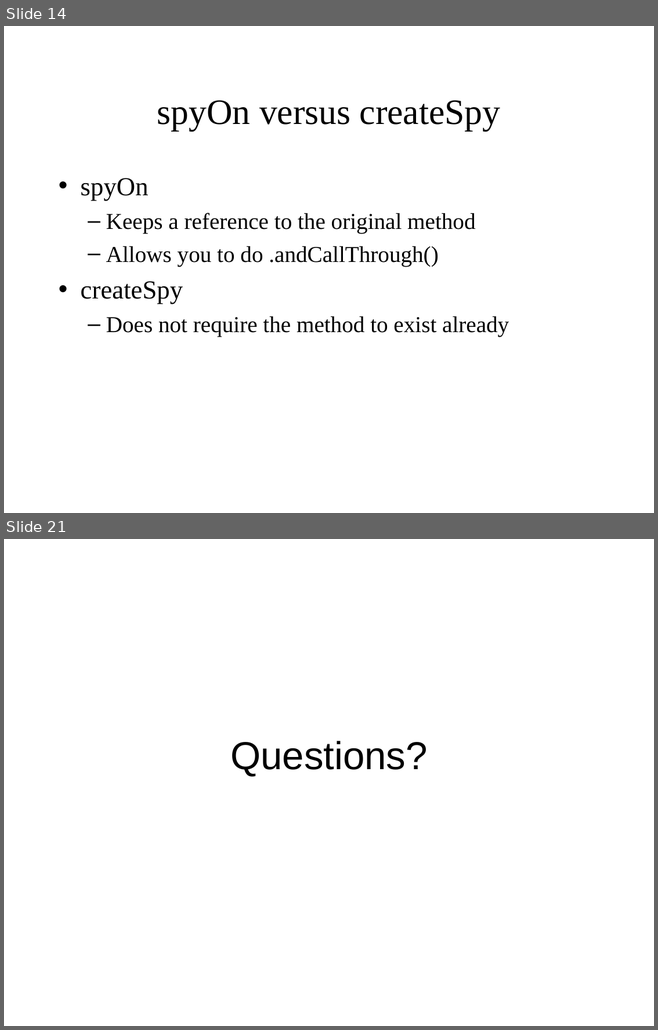
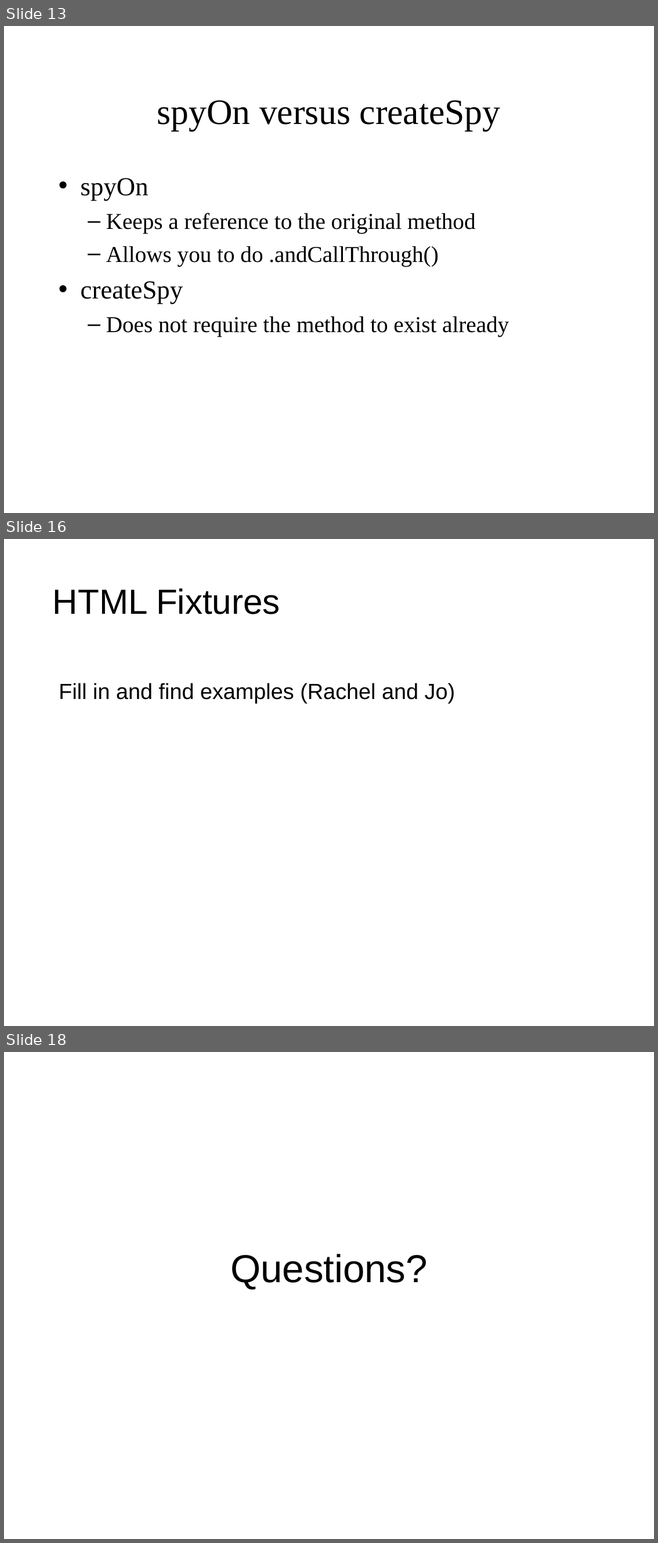
Before and after one commit to jomontanari/JasmineBowlingGame, a slide deck: TestingJavaScript_with_Jasmine.ppt. Shown one above the other, each under a label of ours: slides 14 and 21 before the commit, slides 13, 16 and 18 after it; the slides between them are not shown. The pictures are 658x1030 and 658x1543 pixels, drawn with LibreOffice and Linux fonts; fonts in the diff are those of the drawing. Boxes give left, top, right and bottom in pixels: in the first picture for what was removed or moved away, otherwise in the second. Text is boxed around its words. In the diff, an @@ line names an element or a change of style, - is before the commit and + after.

```diff
--- a/TestingJavaScript_with_Jasmine.ppt
+++ b/TestingJavaScript_with_Jasmine.ppt
@@ slide 16 added at (x1=4, y1=539, x2=654, y2=1026), background #FFFFFF @@
@@ title added at (x1=53, y1=588, x2=280, y2=614), 43 pt, text #000000 @@
+HTML Fixtures
@@ text added at (x1=59, y1=683, x2=455, y2=704), 27 pt, text #000000 @@
+Fill in and find examples (Rachel and Jo)
@@ what was slide 14 is now slide 13 @@
@@ what was slide 21 is now slide 18 @@
```
Also in this commit, not shown: 6 slides changed, 5 other slides added, 9 slides removed, 1 other file.
